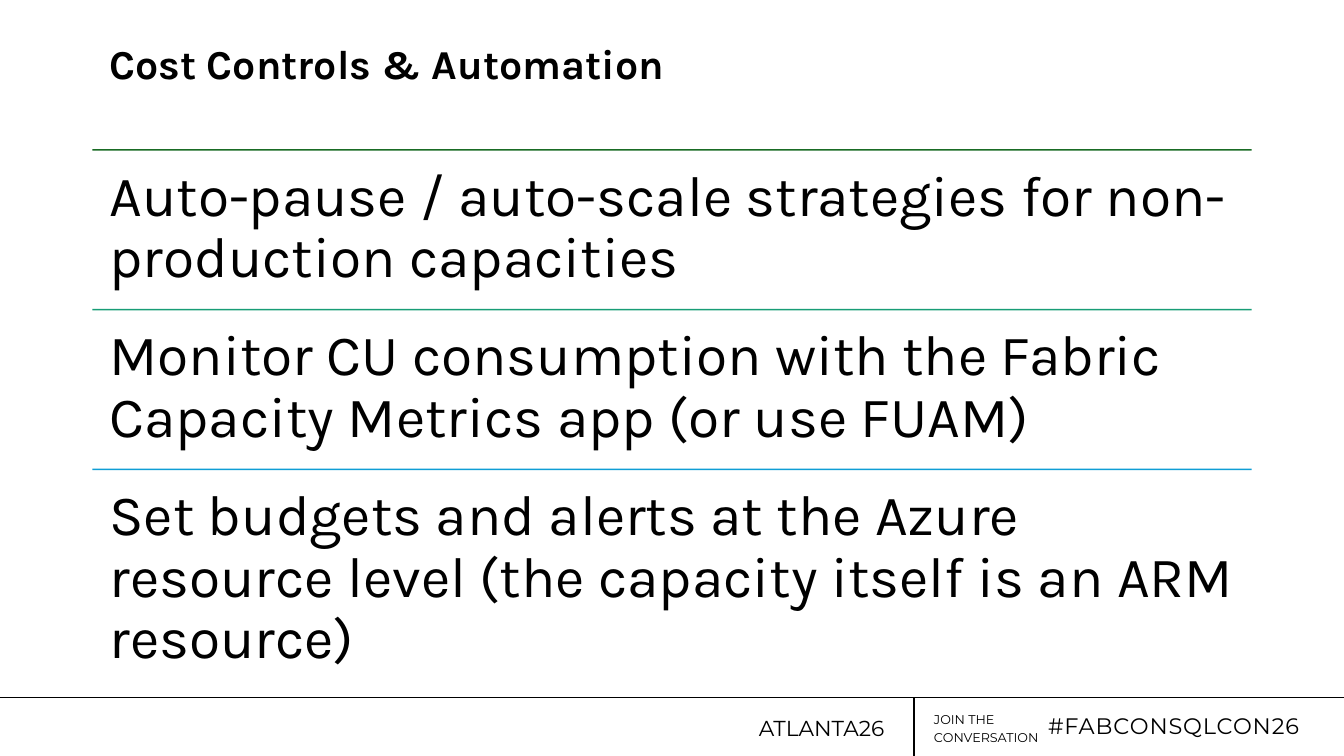
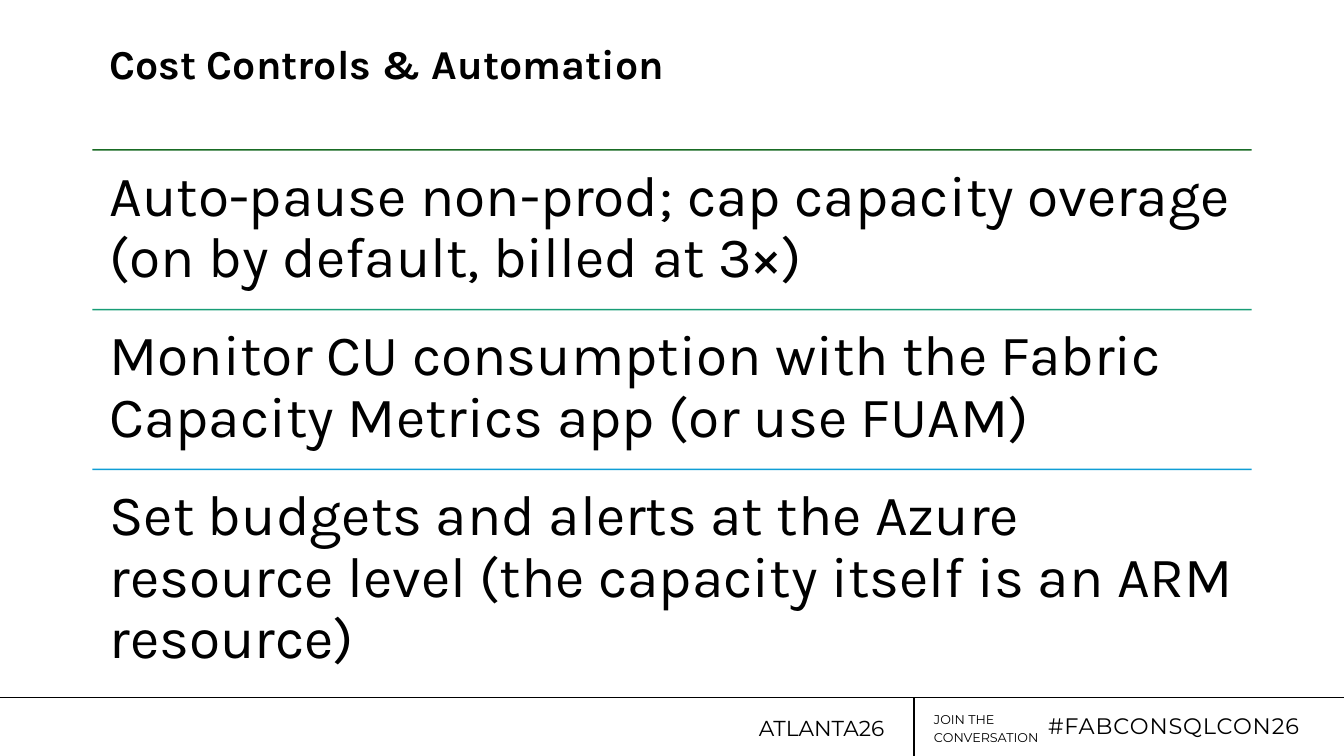
Before and after one commit to jdanton/FabricWAF, a slide deck: slide 27 of Dantoni_FabCon26-WAF.pptx (slide 26 before the commit). Drawn at 1344x756 pixels with LibreOffice and Linux fonts; fonts in the diff are those of the drawing; background and template pictures are left out. Boxes give left, top, right and bottom in pixels: in the first picture for what was removed or moved away, otherwise in the second. Text is boxed around its words. In the diff, an @@ line names an element or a change of style, - is before the commit and + after.

```diff
--- a/Dantoni_FabCon26-WAF.pptx
+++ b/Dantoni_FabCon26-WAF.pptx
@@ text at [110,176,1229,291]: text changed @@
-Auto-pause / auto-scale strategies for non-production capacities
+Auto-pause non-prod; cap capacity overage (on by default, billed at 3×)
```
Also in this commit, not shown: 7 other slides changed, 1 slide added, 5 slides removed.
